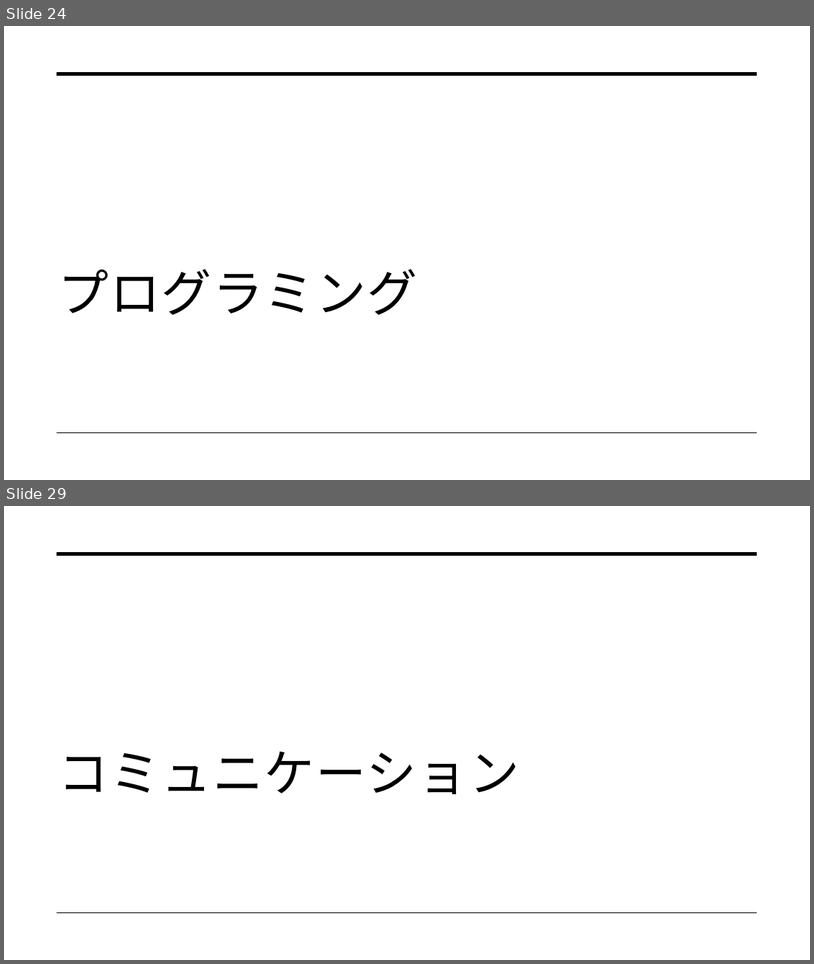
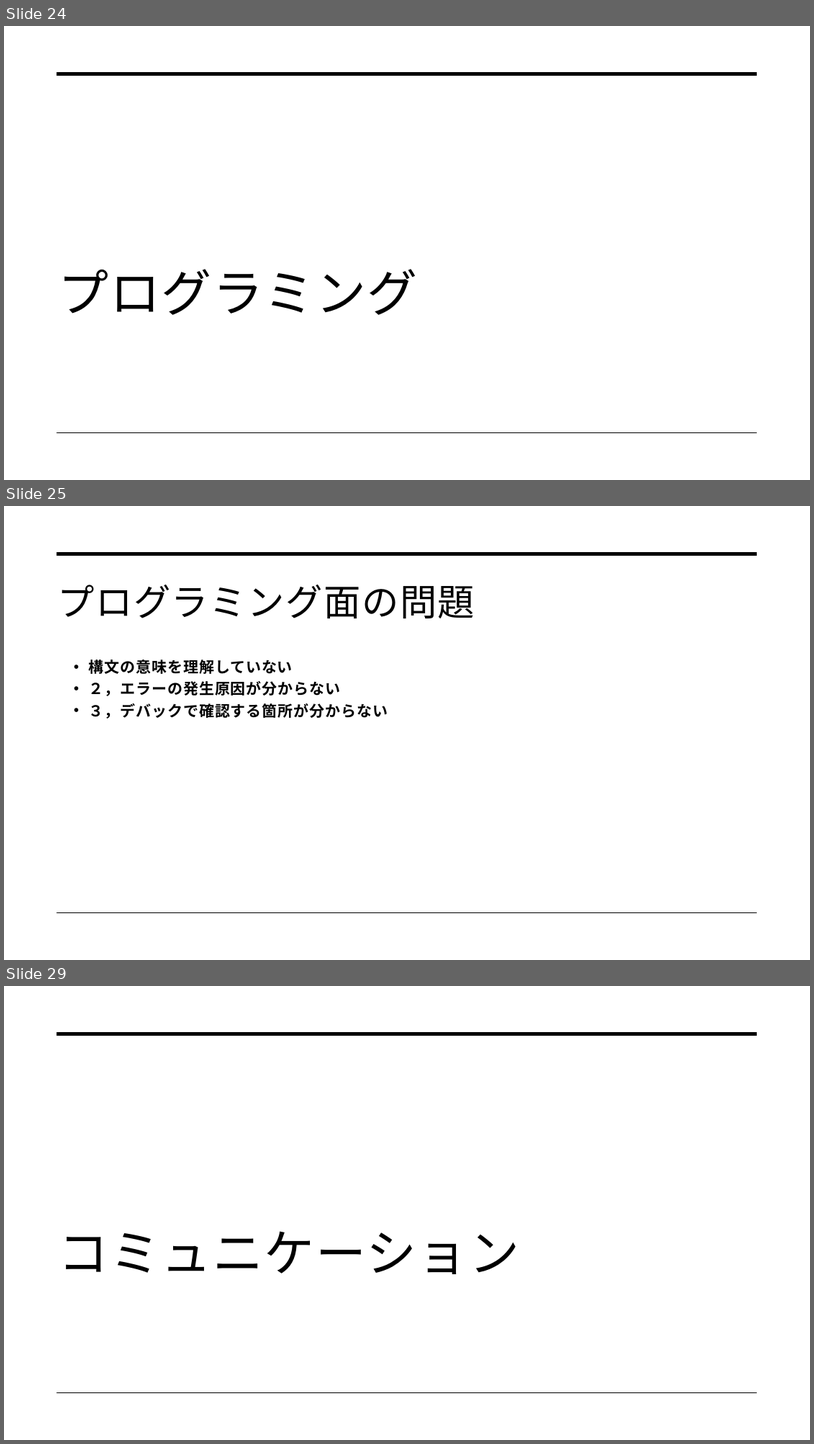
Before and after one commit to dojo2022/C-3, a slide deck: C-3_配布資料/0630_C3_発表資料.pptx. Shown one above the other, each under a label of ours: slides 24 and 29 before the commit, slides 24, 25 and 29 after it; the slides between them are not shown. The pictures are 814x964 and 814x1444 pixels, drawn with LibreOffice and Linux fonts; fonts in the diff are those of the drawing. Boxes give left, top, right and bottom in pixels: in the first picture for what was removed or moved away, otherwise in the second. Text is boxed around its words. In the diff, an @@ line names an element or a change of style, - is before the commit and + after.

```diff
--- a/C-3_配布資料/0630_C3_発表資料.pptx
+++ b/C-3_配布資料/0630_C3_発表資料.pptx
@@ slide 25 added at bbox=[4, 506, 810, 960], background #FFFFFF; not listed: 2 template elements that a slide beside it also shows @@
@@ title added at bbox=[57, 584, 475, 618], 44 pt, text #000000 @@
+プログラミング面の問題
@@ text added at bbox=[89, 659, 388, 718], 18 pt, text #000000, bold @@
+• 構文の意味を理解していない
+• ２，エラーの発生原因が分からない
+• ３，デバックで確認する箇所が分からない
```
Also in this commit, not shown: 2 slides changed, 7 other slides added, 2 slides removed.
